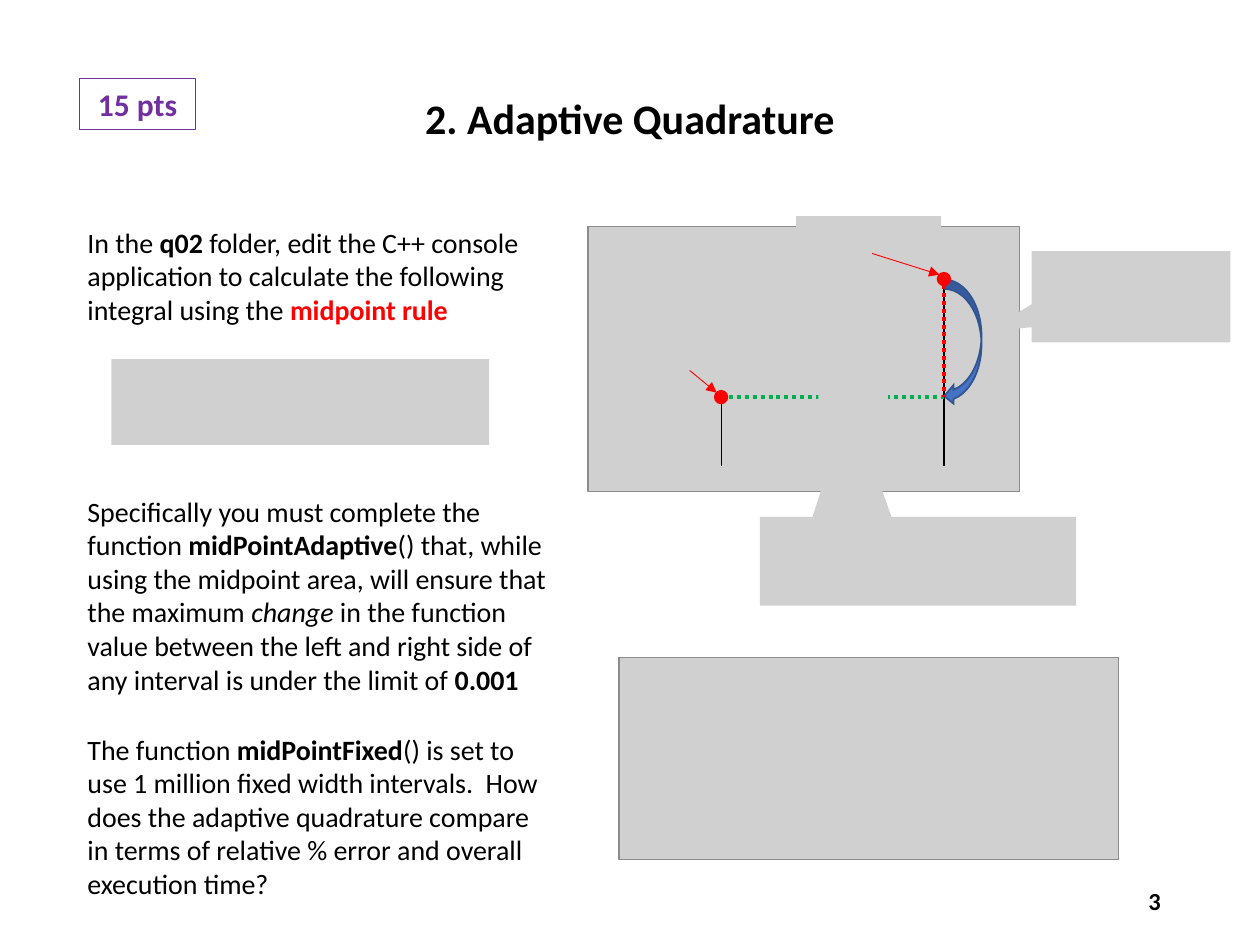
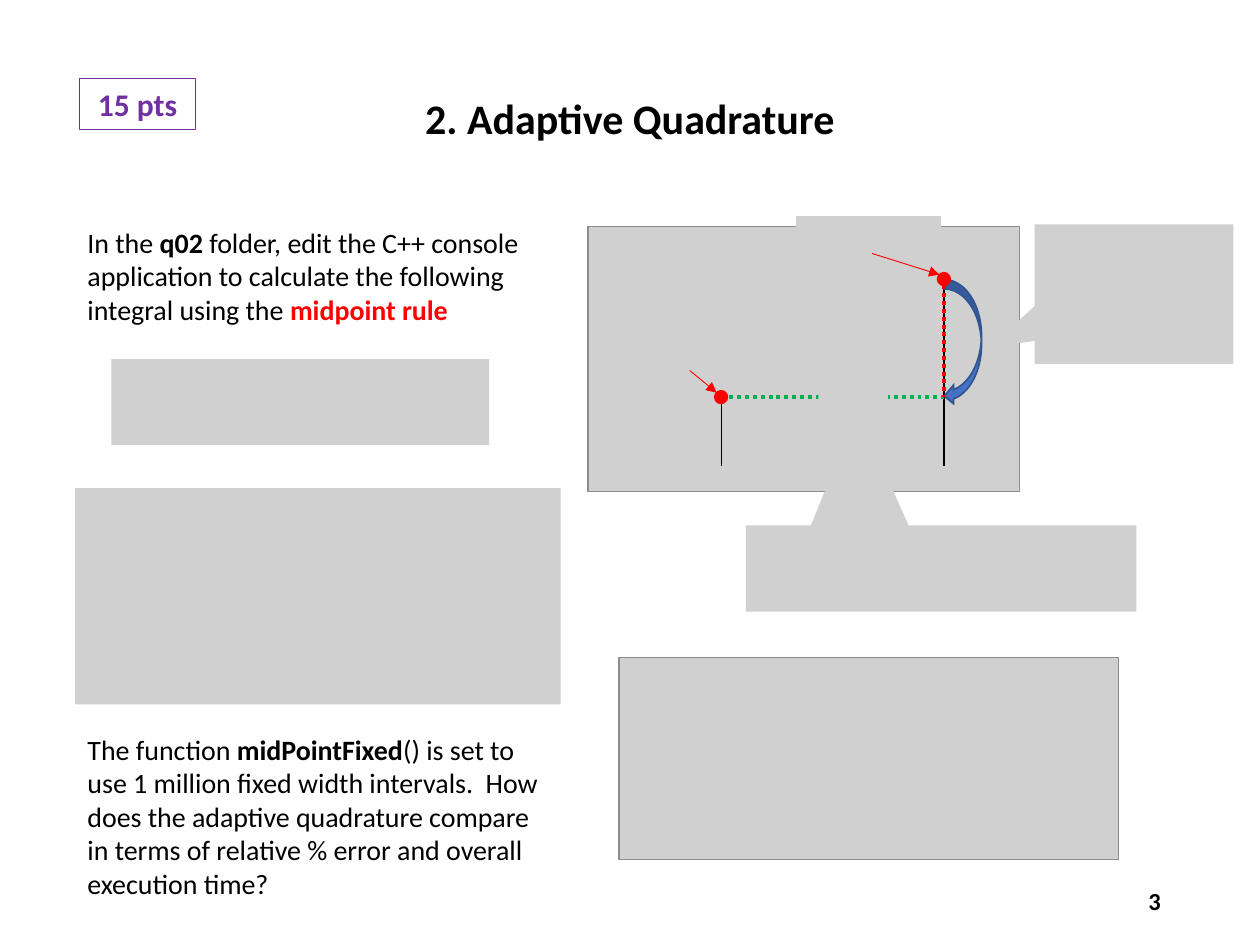
Before and after one commit to dbiersach/scicomp301-cpp-linux, a slide deck: slide 3 of exam1/Exam 1 Questions.pptx. Drawn at 1260x945 pixels with LibreOffice and Linux fonts; fonts in the diff are those of the drawing; grey boxes stand for pictures. Boxes give left, top, right and bottom in pixels: in the first picture for what was removed or moved away, otherwise in the second. Text is boxed around its words. In the diff, an @@ line names an element or a change of style, - is before the commit and + after.

```diff
--- a/exam1/Exam 1 Questions.pptx
+++ b/exam1/Exam 1 Questions.pptx
@@ picture: place and size @@
-picture at (1032, 251, 1231, 343)
+picture at (1034, 224, 1234, 364)
@@ picture added at (76, 488, 561, 704) @@
@@ text removed at (87, 502, 545, 695) @@
-Specifically you must complete the function midPointAdaptive() that, while using the midpoint area, will ensure that the maximum change in the function value between the left and right side of any interval is under the limit of 0.001
@@ picture: place and size @@
-picture at (760, 517, 1076, 605)
+picture at (746, 525, 1137, 612)
```
Also in this commit, not shown: 1 other file.
